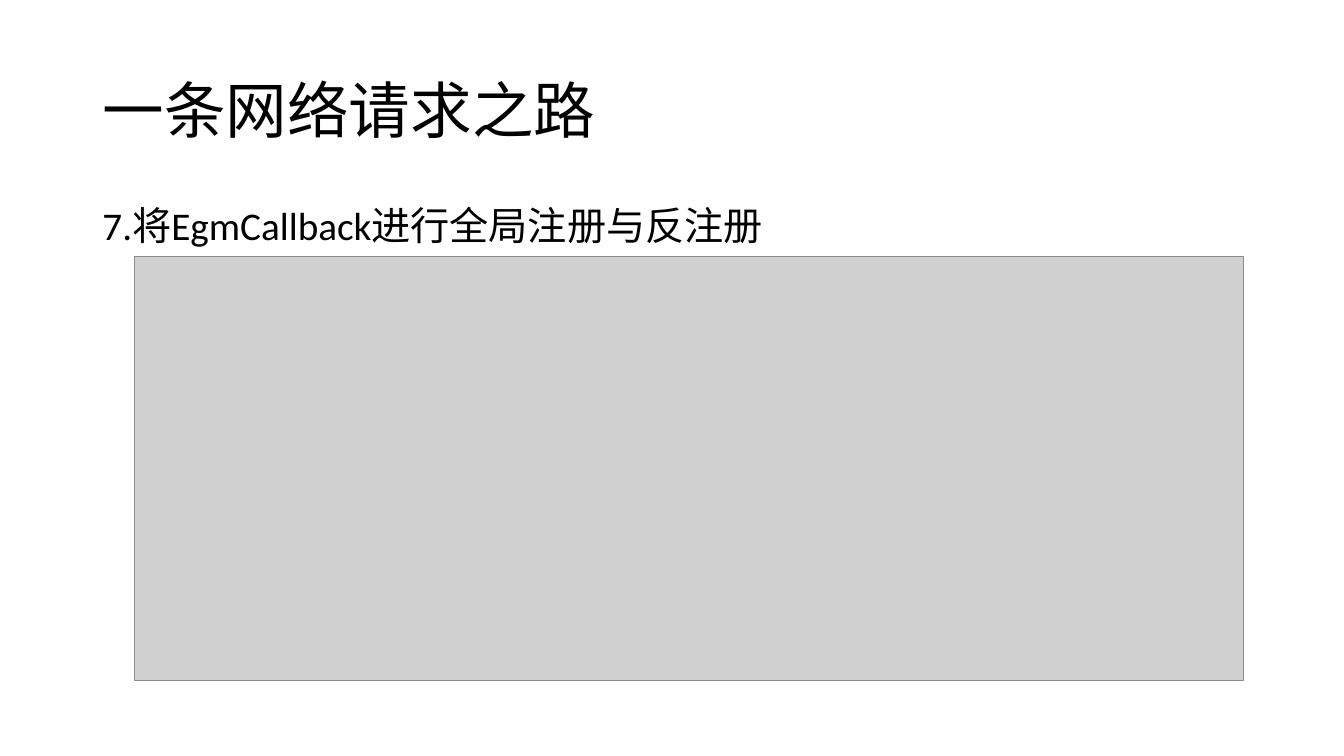
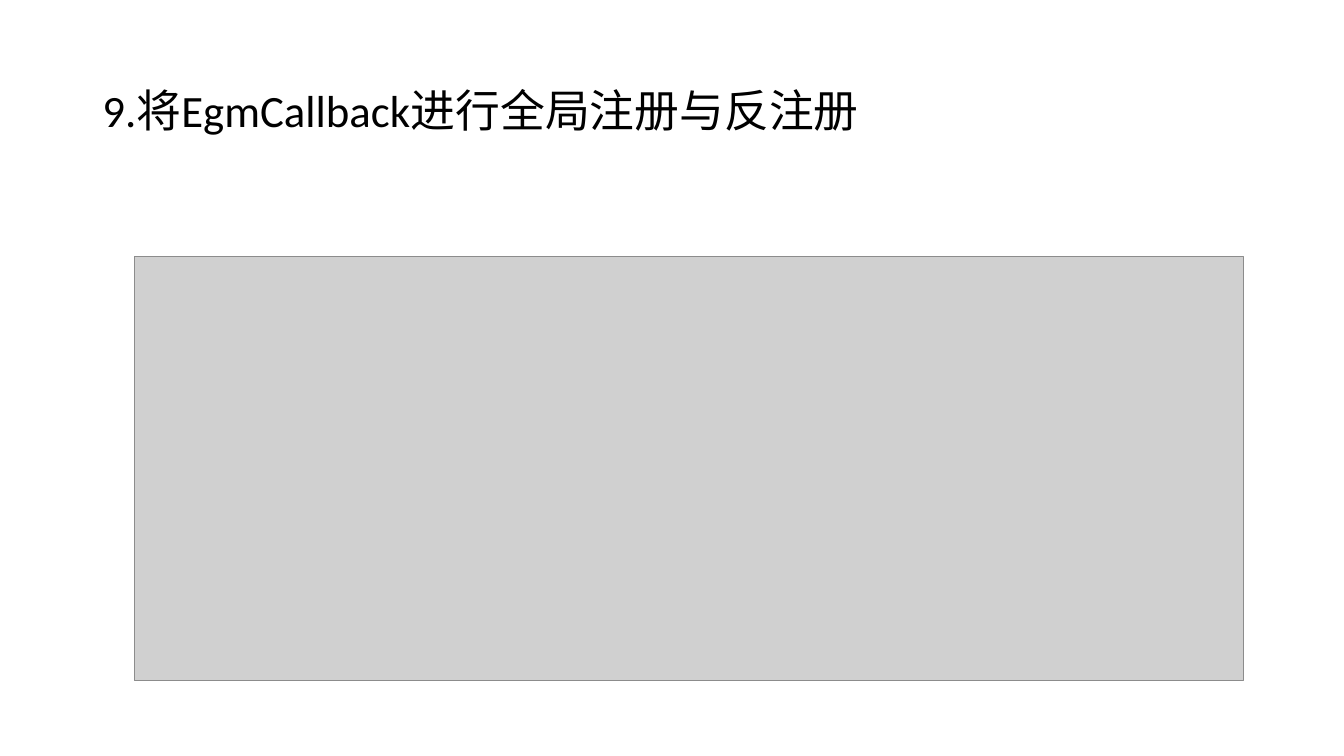
Before and after one commit to daisongsong1991/ppt, a slide deck: slide 11 of net_ppt.pptx (slide 12 before the commit). Drawn at 1344x756 pixels with LibreOffice and Linux fonts; fonts in the diff are those of the drawing; grey boxes stand for pictures. Boxes give left, top, right and bottom in pixels: in the first picture for what was removed or moved away, otherwise in the second. Text is boxed around its words. In the diff, an @@ line names an element or a change of style, - is before the commit and + after.

```diff
--- a/net_ppt.pptx
+++ b/net_ppt.pptx
@@ title at box(102, 90, 858, 135): text changed; size 44 to 32 pt @@
-一条网络请求之路
+9.将EgmCallback进行全局注册与反注册
@@ text removed at box(102, 207, 762, 247) @@
-7.将EgmCallback进行全局注册与反注册
```
Also in this commit, not shown: 15 other slides changed, 3 slides added, 4 slides removed.
